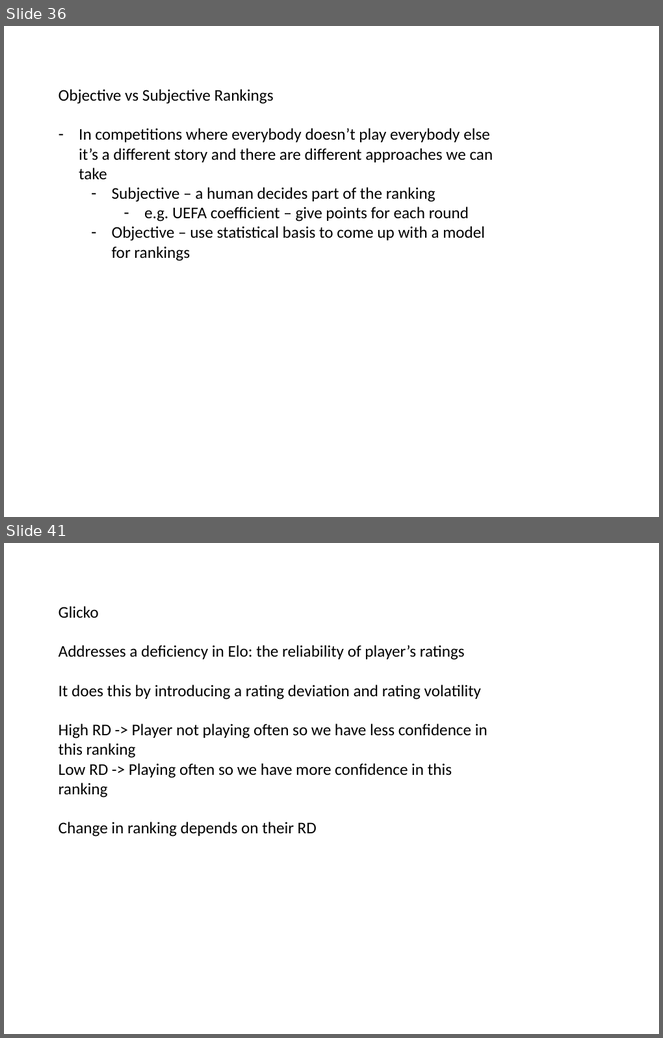
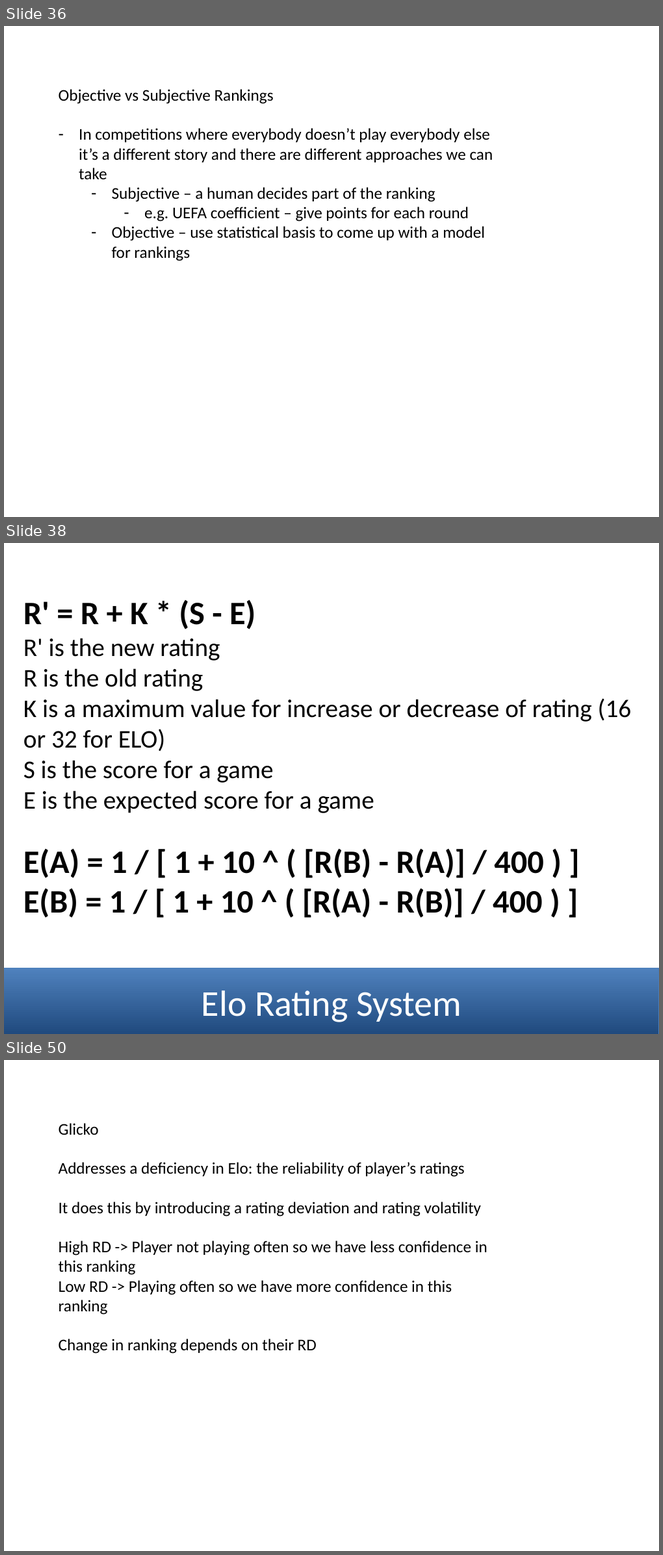
Before and after one commit to mneedham/ranking-algorithms, a slide deck: data-science-london.pptx. Shown one above the other, each under a label of ours: slides 36 and 41 before the commit, slides 36, 38 and 50 after it; the slides between them are not shown. The pictures are 663x1038 and 663x1555 pixels, drawn with LibreOffice and Linux fonts; fonts in the diff are those of the drawing. Boxes give left, top, right and bottom in pixels: in the first picture for what was removed or moved away, otherwise in the second. Text is boxed around its words. In the diff, an @@ line names an element or a change of style, - is before the commit and + after.

```diff
--- a/data-science-london.pptx
+++ b/data-science-london.pptx
@@ slide 38 added at box(4, 543, 659, 1034), background #FFFFFF @@
@@ text added at box(24, 600, 632, 918), 28 pt, text #000000 @@
+R' = R + K * (S - E)
+R' is the new rating
+R is the old rating
+K is a maximum value for increase or decrease of rating (16 or 32 for ELO)
+S is the score for a game
+E is the expected score for a game
+E(A) = 1 / [ 1 + 10 ^ ( [R(B) - R(A)] / 400 ) ]
+E(B) = 1 / [ 1 + 10 ^ ( [R(A) - R(B)] / 400 ) ]
@@ rectangle added at box(4, 968, 659, 1034), fill gradient #1F497D to #4F81BD, outline #4B7EBC 0.75 pt, 40 pt, text #FFFFFF @@
+Elo Rating System
@@ what was slide 41 is now slide 50 @@
```
Also in this commit, not shown: 2 slides changed, 12 other slides added, 3 slides removed, 4 other files.
